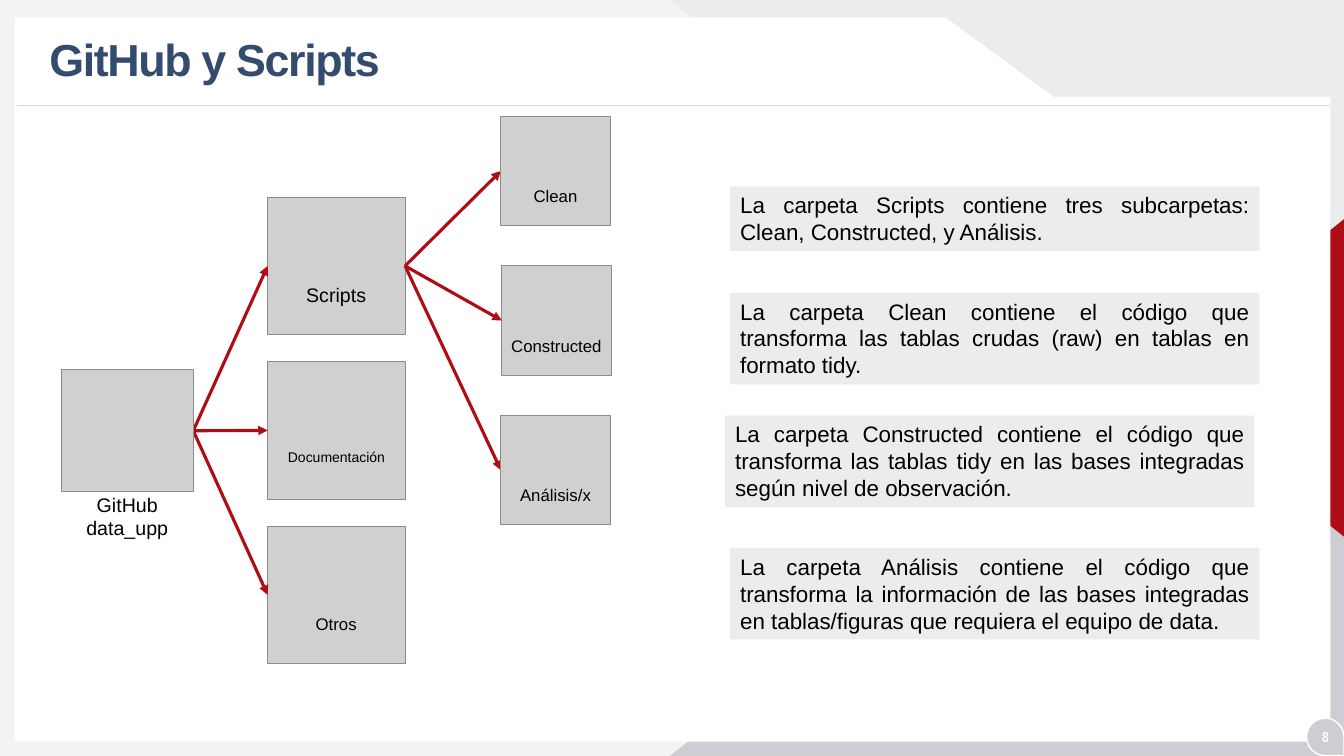
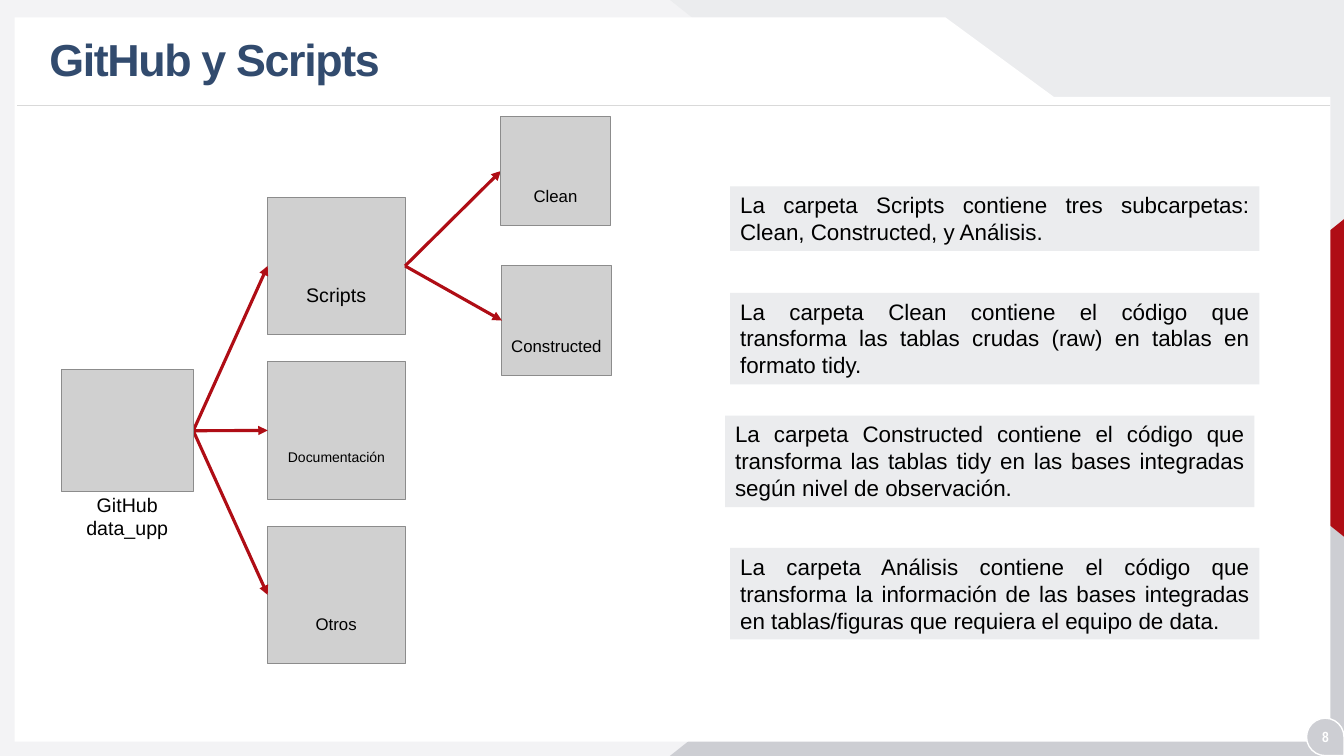
Before and after one commit to analistaup29/00_Data, a slide deck: slide 8 of 04_documentacion/estructura folder.pptx. Drawn at 1344x756 pixels with LibreOffice and Linux fonts; fonts in the diff are those of the drawing; grey boxes stand for pictures; background and template pictures are left out. Boxes give left, top, right and bottom in pixels: in the first picture for what was removed or moved away, otherwise in the second. Text is boxed around its words. In the diff, an @@ line names an element or a change of style, - is before the commit and + after.

```diff
--- a/04_documentacion/estructura folder.pptx
+++ b/04_documentacion/estructura folder.pptx
@@ arrow removed from (405, 266) to (501, 470) @@
@@ picture removed at bbox=[501, 415, 610, 524] @@
@@ text removed at bbox=[520, 488, 591, 501] @@
-Análisis/x
```
Also in this commit, not shown: 6 other slides changed, 1 other file.
